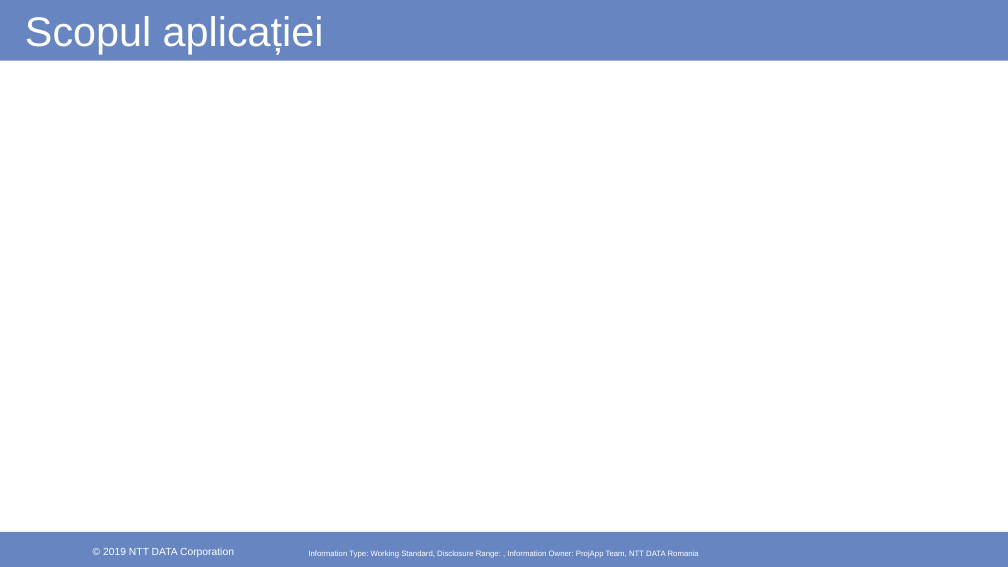
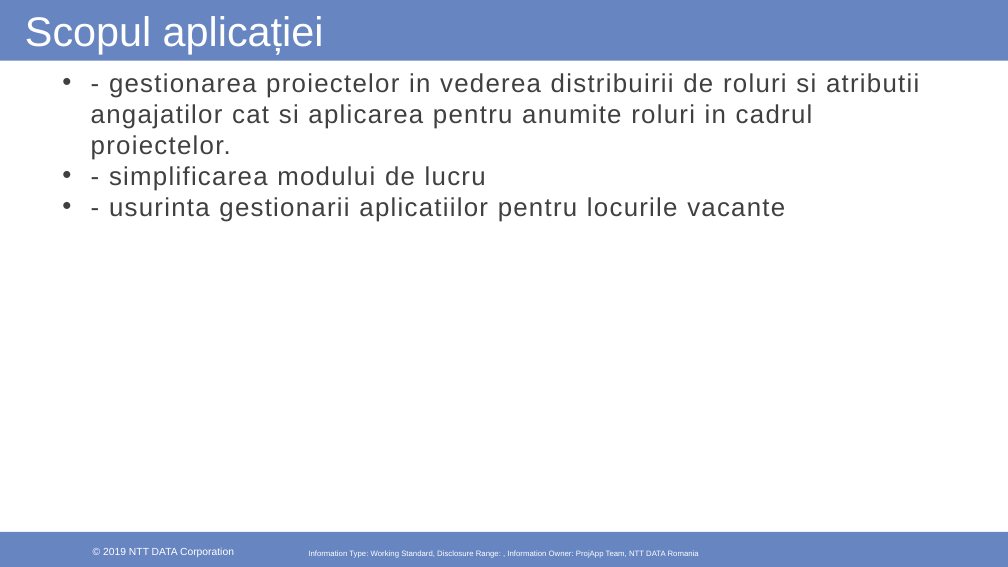
Before and after one commit to marianungureanu/ProjApp, a slide deck: slide 8 of ProjAppPresentation.pptx. Drawn at 1008x567 pixels with LibreOffice and Linux fonts; fonts in the diff are those of the drawing; background and template pictures are left out. Boxes give left, top, right and bottom in pixels: in the first picture for what was removed or moved away, otherwise in the second. Text is boxed around its words. In the diff, an @@ line names an element or a change of style, - is before the commit and + after.

Commit message:
aaa

```diff
--- a/ProjAppPresentation.pptx
+++ b/ProjAppPresentation.pptx
@@ text added at (91,73,919,222), 24.6 pt, text #404040 @@
+• - gestionarea proiectelor in vederea distribuirii de roluri si atributii angajatilor cat si aplicarea pentru anumite roluri in cadrul proiectelor.
+• - simplificarea modului de lucru
+• - usurinta gestionarii aplicatiilor pentru locurile vacante
```
